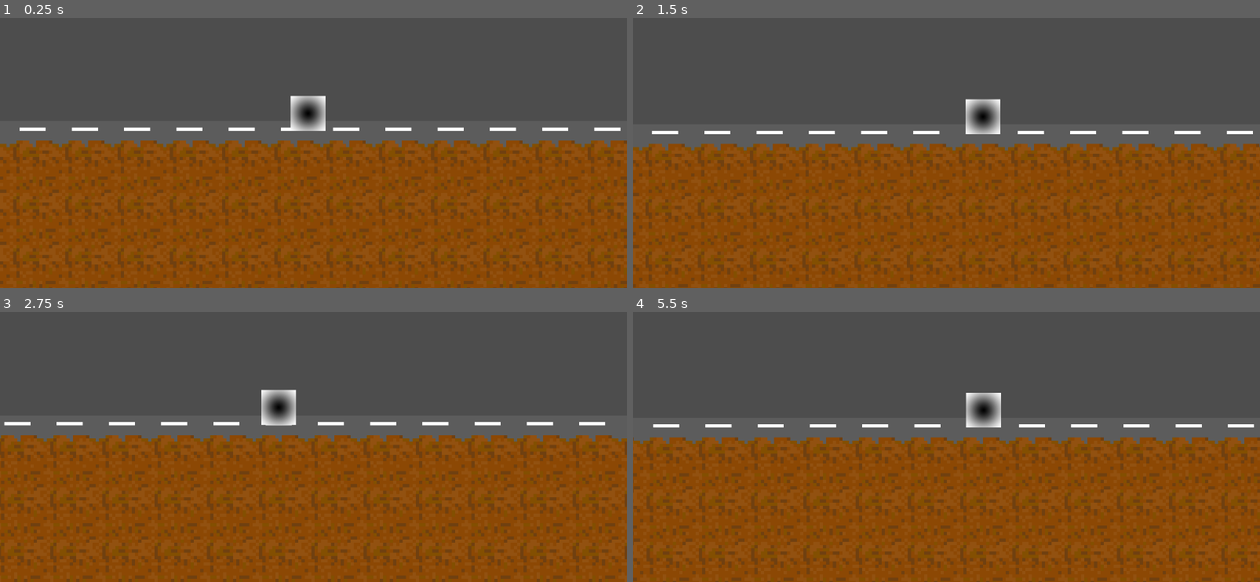
Above: before the commit, frames 1-4 (two rows, left to right).
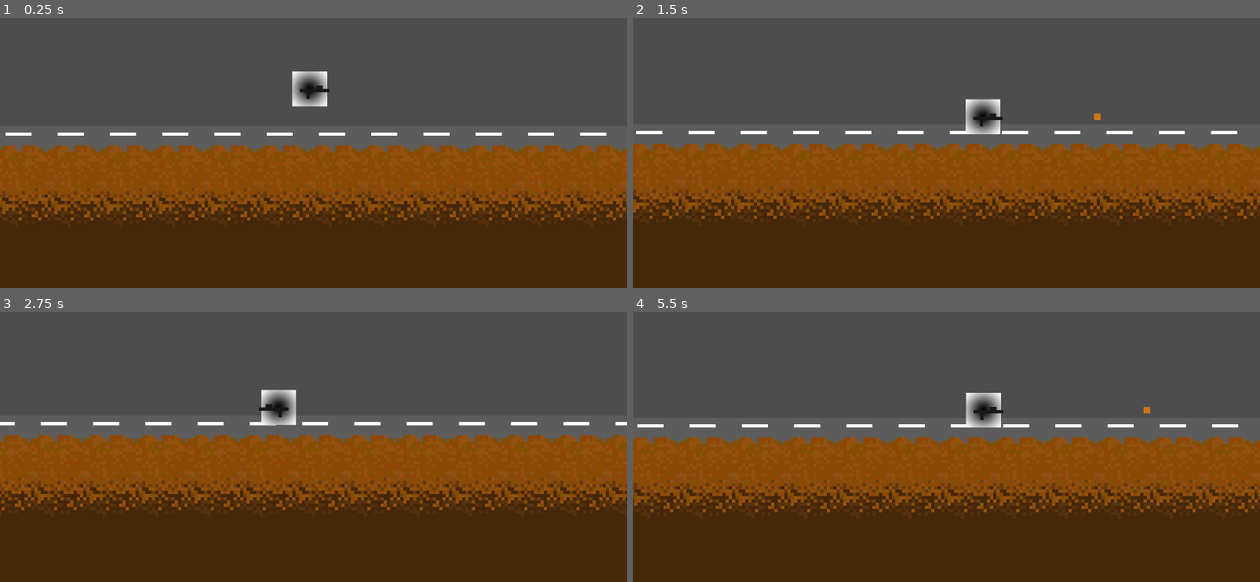
Above: after the commit, the same moments.

Repository: kir-55/TimeController
Game: Godot game, scene res://Scenes/game.tscn
Two runs of this game, one before a commit and one after it. Both use one fixed random seed, a clock stepped at 60 frames per second and the inputs below.
Inputs (mouse positions are in pixels of both pictures, inside the frame that each line leads up to):
- Up to frame 1 (0.25 s): no input
- Up to frame 2 (1.5 s): move the mouse to (1084, 93) at 0.52 s; hold D (right) from 0.53 s (still down); tap Shift (dash) at 0.6 s; tap Space (jump) at 0.77 s; click (1084, 93) at 0.8 s; move the mouse to (821, 128) at 1.27 s; click (821, 128) at 1.35 s
- Up to frame 3 (2.75 s): tap Space (jump) at 1.52 s; tap Shift (dash) at 1.55, 2.1 s; move the mouse to (376, 328) at 2.02 s; release D (right) at 2.03 s; hold A (left) from 2.03 s (still down); click (376, 328) at 2.3 s
- Up to frame 4 (5.5 s): move the mouse to (915, 476) at 2.77 s; release A (left) at 2.78 s; hold D (right) 2.78-4.28 s; click (915, 476) at 2.85 s; tap Space (jump) at 3.02, 3.77, 4.52 s; tap Shift (dash) at 3.05, 3.6, 4.55, 5.1 s; move the mouse to (1134, 457) at 3.52 s; click (1134, 457) at 3.8 s; move the mouse to (758, 352) at 4.27 s; hold A (left) 4.28-5.03 s; click (758, 352) at 4.35 s; move the mouse to (977, 406) at 5.02 s; hold D (right) from 5.03 s (still down); click (977, 406) at 5.3 s

The runs differ from the first frame. In frame 1, 37% of the frame differs, in the area x 0-100%, y 19-100%; in frame 2, 36%; in frame 3, 37%; in frame 4, 36%.

Commit message:
added bullets

Diff:
--- /dev/null
+++ b/Scenes/bullet.gd
@@ -0,0 +1,24 @@
+extends Area2D
+
+@export var speed: float = 600.0        # Bullet movement speed
+var velocity: Vector2 = Vector2.ZERO   # Bullet velocity
+
+func _process(delta: float) -> void:
+	# Move the bullet based on velocity
+	position += velocity * delta
+
+func set_velocity(direction: Vector2) -> void:
+	# Set the bullet's velocity in a specific direction
+	velocity = direction.normalized() * speed
+
+func _on_body_entered(body: Node) -> void:
+	# Handle collisions with other objects
+	queue_free()  # Destroy the bullet upon collision
+
+	# Optional: Damage the object if it has a "take_damage" method
+	if body.has_method("take_damage"):
+		body.take_damage(10)  # Example: Apply 10 damage
+
+func _on_timer_timeout():
+	# Destroy the bullet after the timer expires
+	queue_free()
--- /dev/null
+++ b/Scenes/bullet.tscn
@@ -0,0 +1,34 @@
+[gd_scene load_steps=5 format=3 uid="uid://buxptejpeo6y3"]
+
+[ext_resource type="Script" path="res://Scenes/bullet.gd" id="1_j540g"]
+
+[sub_resource type="Gradient" id="Gradient_3w352"]
+colors = PackedColorArray(0.799562, 0.462021, 0.0898499, 1, 1, 1, 1, 1)
+
+[sub_resource type="GradientTexture2D" id="GradientTexture2D_its3e"]
+gradient = SubResource("Gradient_3w352")
+width = 1
+height = 1
+
+[sub_resource type="RectangleShape2D" id="RectangleShape2D_hog3m"]
+size = Vector2(1, 1)
+
+[node name="Bullet" type="Area2D"]
+scale = Vector2(12, 12)
+collision_layer = 2
+collision_mask = 2
+script = ExtResource("1_j540g")
+speed = 2000.0
+
+[node name="Sprite2D" type="Sprite2D" parent="."]
+texture = SubResource("GradientTexture2D_its3e")
+
+[node name="Timer" type="Timer" parent="."]
+one_shot = true
+autostart = true
+
+[node name="CollisionShape2D" type="CollisionShape2D" parent="."]
+shape = SubResource("RectangleShape2D_hog3m")
+
+[connection signal="body_entered" from="." to="." method="_on_body_entered"]
+[connection signal="timeout" from="Timer" to="." method="_on_timer_timeout"]
--- a/Scenes/game.tscn
+++ b/Scenes/game.tscn
@@ -1,28 +1,40 @@
-[gd_scene load_steps=8 format=3 uid="uid://bva6jjs3q5tws"]
+[gd_scene load_steps=14 format=3 uid="uid://bva6jjs3q5tws"]
 
 [ext_resource type="Script" path="res://Scripts/сamera.gd" id="1_g3w6i"]
-[ext_resource type="Texture2D" uid="uid://bkcqblgw7rqln" path="res://graphics/Rysunek_1_.png" id="2_7sbqv"]
-[ext_resource type="Texture2D" uid="uid://elwdkhnntkh8" path="res://graphics/Rysuwnek_1_.png" id="3_tgy82"]
+[ext_resource type="Texture2D" uid="uid://doy3s3fi7mpg7" path="res://graphics/Rysunek_1_2.png" id="2_nmu7u"]
+[ext_resource type="Texture2D" uid="uid://vs0k2o8gwo" path="res://graphics/Rysusdfwnek_1_.png" id="3_6il1s"]
 [ext_resource type="PackedScene" uid="uid://c2017ftjcxbam" path="res://Scenes/player.tscn" id="3_vobs3"]
+[ext_resource type="Texture2D" uid="uid://nrvndnk3b7j7" path="res://graphics/Rysunek_1_3.png" id="4_26ps3"]
+[ext_resource type="Script" path="res://Scenes/health_system.gd" id="5_1xsmr"]
+[ext_resource type="Script" path="res://Scenes/weapon.gd" id="7_a3a2n"]
+[ext_resource type="Texture2D" uid="uid://db27yfvycogkc" path="res://graphics/Rysunek_2_Animacja_3.png" id="7_y3am6"]
+[ext_resource type="PackedScene" uid="uid://buxptejpeo6y3" path="res://Scenes/bullet.tscn" id="8_f5i67"]
 
 [sub_resource type="TileSetAtlasSource" id="TileSetAtlasSource_pggbp"]
-texture = ExtResource("2_7sbqv")
+texture = ExtResource("2_nmu7u")
 0:0/0 = 0
 0:0/0/physics_layer_0/linear_velocity = Vector2(0, 0)
 0:0/0/physics_layer_0/angular_velocity = 0.0
 0:0/0/physics_layer_0/polygon_0/points = PackedVector2Array(-8, -8, 8, -8, 8, 8, -8, 8)
 
 [sub_resource type="TileSetAtlasSource" id="TileSetAtlasSource_4prnx"]
-texture = ExtResource("3_tgy82")
+texture = ExtResource("3_6il1s")
 0:0/0 = 0
 0:0/0/physics_layer_0/linear_velocity = Vector2(0, 0)
 0:0/0/physics_layer_0/angular_velocity = 0.0
 0:0/0/physics_layer_0/polygon_0/points = PackedVector2Array(-8, -5, 8, -5, 8, 8, -8, 8)
 
+[sub_resource type="TileSetAtlasSource" id="TileSetAtlasSource_u6q5j"]
+texture = ExtResource("4_26ps3")
+0:0/0 = 0
+0:0/0/physics_layer_0/linear_velocity = Vector2(0, 0)
+0:0/0/physics_layer_0/angular_velocity = 0.0
+
 [sub_resource type="TileSet" id="TileSet_jui2t"]
 physics_layer_0/collision_layer = 1
 sources/0 = SubResource("TileSetAtlasSource_pggbp")
 sources/1 = SubResource("TileSetAtlasSource_4prnx")
+sources/2 = SubResource("TileSetAtlasSource_u6q5j")
 
 [node name="Game" type="Node2D"]
 
@@ -33,12 +45,29 @@
 target = NodePath("../Player")
 
 [node name="TileMap" type="TileMap" parent="."]
-position = Vector2(22, 48)
 scale = Vector2(6, 6)
 tile_set = SubResource("TileSet_jui2t")
 format = 2
-layer_0/tile_data = PackedInt32Array(65529, 1, 0, 65530, 1,  …(400 unchanged characters)… 1, 0, 65546, 0, 0, 65547, 0, 0, 196601, 0, 0, 196602, 0, 0, 262138, 0, 0, 262139, 0, 0, 262140, 0, 0, 327676, 0, 0, 327677, 0, 0, 327678, 0, 0, 262142, 0, 0, 262143, 0, 0, 196608, 0, 0, 196609, 0, 0, 196610, 0, 0, 196611, 0, 0, 196612, 0, 0, 196613, 0, 0, 196614, 0, 0, 196615, 0, 0, 196616, 0, 0, 196617, 0, 0, 196618, 0, 0, 131081, 0, 0, 131080, 0, 0, 131079, 0, 0, 131078, 0, 0, 131077, 0, 0, 131076, 0, 0, 131075, 0, 0, 131074, 0, 0, 262141, 0, 0, 196604, 0, 0, 196605, 0, 0, 196607, 0, 0, 196606, 0, 0, 196603, 0, 0, 262137, 0, 0, 327672, 0, 0, 327673, 0, 0, 131082, 0, 0, 131083, 0, 0, 196619, 0, 0, 131072, 0, 0, 131073, 0, 0)
+layer_0/tile_data = PackedInt32Array(65529, 1, 0, 65530, 1,  …(400 unchanged characters)… 1, 0, 65546, 0, 0, 65547, 0, 0, 196601, 2, 0, 196602, 2, 0, 262138, 2, 0, 262139, 2, 0, 262140, 2, 0, 327676, 2, 0, 327677, 2, 0, 327678, 2, 0, 262142, 2, 0, 262143, 2, 0, 196608, 2, 0, 196609, 2, 0, 196610, 2, 0, 196611, 2, 0, 196612, 2, 0, 196613, 2, 0, 196614, 2, 0, 196615, 2, 0, 196616, 2, 0, 196617, 2, 0, 196618, 2, 0, 131081, 2, 0, 131080, 2, 0, 131079, 2, 0, 131078, 2, 0, 131077, 2, 0, 131076, 2, 0, 131075, 2, 0, 131074, 2, 0, 262141, 2, 0, 196604, 2, 0, 196605, 2, 0, 196607, 2, 0, 196606, 2, 0, 196603, 2, 0, 262137, 2, 0, 327672, 0, 0, 327673, 2, 0, 131082, 2, 0, 131083, 2, 0, 196619, 2, 0, 131072, 2, 0, 131073, 2, 0, 327674, 2, 0, 327675, 2, 0, 327679, 2, 0, 262144, 2, 0, 262145, 2, 0, 262146, 2, 0, 262147, 2, 0, 262148, 2, 0, 262149, 2, 0, 262150, 2, 0, 262151, 2, 0, 262152, 2, 0, 262153, 2, 0, 262154, 2, 0, 262155, 2, 0, 131085, 2, 0)
 
-[node name="Player" parent="." instance=ExtResource("3_vobs3")]
+[node name="HealthSystem" type="Node" parent="."]
+script = ExtResource("5_1xsmr")
+
+[node name="Player" parent="." node_paths=PackedStringArray("weapon") instance=ExtResource("3_vobs3")]
+position = Vector2(7, -108)
 move_speed = 200.0
 jump_force = 500.0
+weapon = NodePath("Weapon")
+
+[node name="Weapon" type="Sprite2D" parent="Player" node_paths=PackedStringArray("timer")]
+scale = Vector2(6, 6)
+texture = ExtResource("7_y3am6")
+script = ExtResource("7_a3a2n")
+bullet_scene = ExtResource("8_f5i67")
+timer = NodePath("Cooldown")
+
+[node name="Cooldown" type="Timer" parent="Player/Weapon"]
+wait_time = 0.2
+autostart = true
+
+[connection signal="timeout" from="Player/Weapon/Cooldown" to="Player/Weapon" method="_on_cooldown_timeout"]
--- /dev/null
+++ b/Scenes/health_system.gd
@@ -0,0 +1,12 @@
+extends Node
+@export var max_health: int
+var health: int
+
+func _ready():
+	health = max_health
+
+func take_damage(damage):
+	health -= damage
+	if health < 0:
+		#death
+		pass
--- /dev/null
+++ b/Scenes/weapon.gd
@@ -0,0 +1,40 @@
+extends Node2D
+
+@export var bullet_scene: PackedScene        # Drag & drop the bullet scene here
+@export var bullet_speed: float = 600.0      # Speed of the spawned bullets
+@export var knockback_force: float = 200.0   # Knockback magnitude applied to the parent
+@export var timer: Timer                     # Reference to the timer for cooldown
+
+var can_shoot: bool = true
+
+func _process(delta: float) -> void:
+	# Check if the player wants to shoot
+	if Input.is_action_just_pressed("fire") and can_shoot:
+		fire_weapon()
+
+func fire_weapon() -> void:
+	if bullet_scene:
+		# Spawn the bullet
+		var bullet = bullet_scene.instantiate()
+		bullet.global_position = global_position
+		get_tree().current_scene.add_child(bullet)
+
+		# Determine shooting direction based on player's input
+		var input_direction = get_parent().direction
+
+		# Default to shooting right if no input
+		if input_direction == Vector2.ZERO:
+			input_direction = Vector2.RIGHT
+
+		bullet.set_velocity(input_direction * bullet_speed)
+
+		# Apply knockback to the player
+		if owner is CharacterBody2D:
+			owner.velocity -= input_direction * knockback_force
+
+		# Start cooldown
+		can_shoot = false
+		timer.start()
+
+func _on_cooldown_timeout():
+	can_shoot = true
--- a/Scripts/Player.gd
+++ b/Scripts/Player.gd
@@ -16,6 +16,7 @@
 @export var jump_buffer_time: float = 0.15 # Time the player can press jump before landing
 
 
+@export var weapon: Sprite2D
 # Internal variables
 var is_jumping: bool = false
 var is_dashing: bool = false
@@ -24,12 +25,10 @@
 var coyote_timer: float = 0.0
 var jump_buffer_timer: float = 0.0
 
-func _ready():
-	pass
-
+# Direction the player is facing
+var direction: Vector2 = Vector2.RIGHT  # Default direction
 
 func _physics_process(delta: float) -> void:
-	#print(global_position)
 	# Gravity
 	if not is_on_floor() and not is_dashing:
 		velocity.y += gravity * delta
@@ -56,14 +55,15 @@
 	if is_jumping and Input.is_action_just_released("jump") and velocity.y < 0:
 		velocity.y *= 0.5
 
-	# Dashing
+	# Handle dashing
 	if Input.is_action_just_pressed("dash") and dash_cooldown_timer <= 0 and not is_dashing:
 		is_dashing = true
 		dash_timer = dash_duration
 		dash_cooldown_timer = dash_cooldown
 
 	if is_dashing:
-		velocity.x = dash_speed * Input.get_axis("left", "right")
+		# Move in the current direction during dash
+		velocity = direction * dash_speed
 		dash_timer -= delta
 		if dash_timer <= 0:
 			is_dashing = false
@@ -72,14 +72,27 @@
 	if dash_cooldown_timer > 0:
 		dash_cooldown_timer -= delta
 
-	# Horizontal movement (normal)
+	# Normal horizontal movement
 	if not is_dashing:
-		var input = Input.get_axis("left", "right")
-		velocity.x = input * move_speed
+		var input = Vector2(Input.get_axis("left", "right"), 0)
 
-	# Speed boost when holding sprint
-	if Input.is_action_pressed("sprint") and not is_dashing:
-		velocity.x *= 1.5
+		if input.x != 0:
+			print(input.x)
+			direction = input.normalized()  # Update direction based on input
+			if direction.x < 0:
+				weapon.flip_h = true
+			else:
+				weapon.flip_h = false
+
+		velocity.x = input.x * move_speed
+
+		# Speed boost when holding sprint
+		if Input.is_action_pressed("sprint"):
+			velocity.x *= 1.5
 
 	# Move the player
 	move_and_slide()
+
+func get_direction() -> Vector2:
+	# Return the current direction vector
+	return direction
--- a/project.godot
+++ b/project.godot
@@ -49,6 +49,11 @@
 "events": [Object(InputEventKey,"resource_local_to_scene":false,"resource_name":"","device":-1,"window_id":0,"alt_press …(182 unchanged characters)…
 ]
 }
+fire={
+"deadzone": 0.5,
+"events": [Object(InputEventMouseButton,"resource_local_to_scene":false,"resource_name":"","device":-1,"window_id":0,"alt_pressed":false,"shift_pressed":false,"ctrl_pressed":false,"meta_pressed":false,"button_mask":0,"position":Vector2(0, 0),"global_position":Vector2(0, 0),"factor":1.0,"button_index":1,"canceled":false,"pressed":false,"double_click":false,"script":null)
+]
+}
 
 [rendering]
 
Not shown: 1 places in Scenes/dimension_1.tscn that only renumber resources
Binary file removed: graphics/Rysunek_1_.png
Binary file added: graphics/Rysunek_1_2.png
Not shown, changed: graphics/Rysunek_1_2.png.import
Binary file added: graphics/Rysunek_1_3.png
Not shown, added: graphics/Rysunek_1_3.png.import
Binary file added: graphics/Rysunek_2_Animacja_3.png
Not shown, changed: graphics/Rysunek_2_Animacja_3.png.import
Binary file added: graphics/Rysusdfwnek_1_.png
Not shown, added: graphics/Rysusdfwnek_1_.png.import
Binary file removed: graphics/Rysuwnek_1_.png
